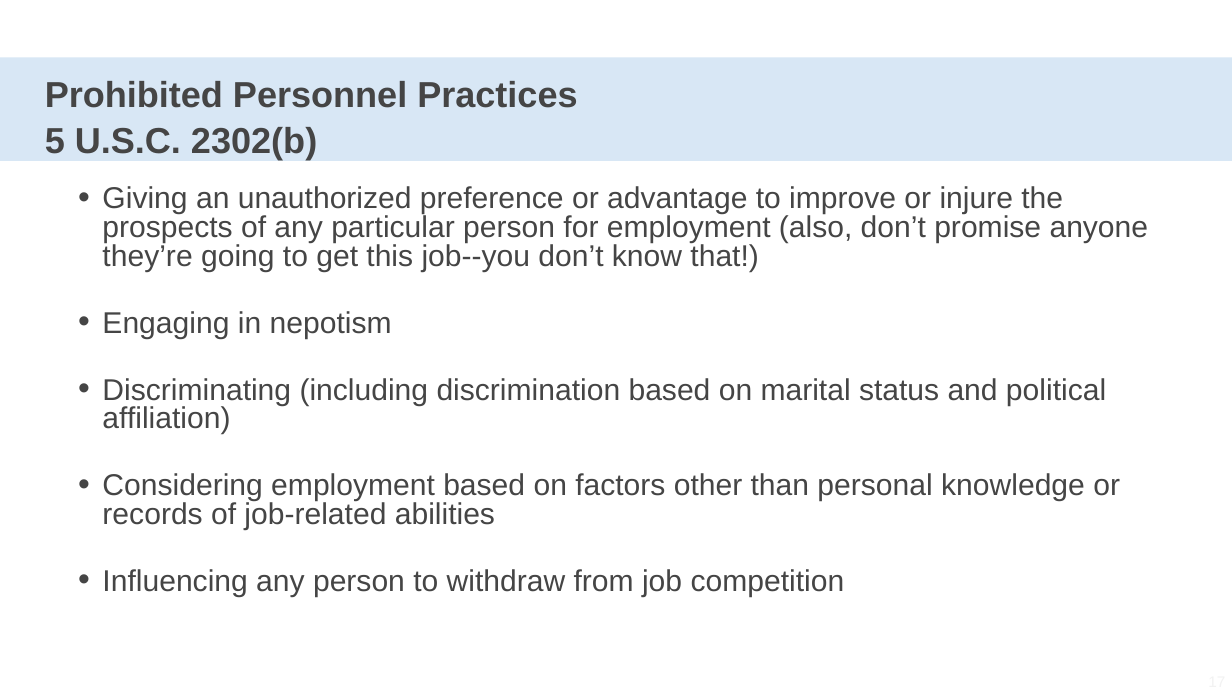
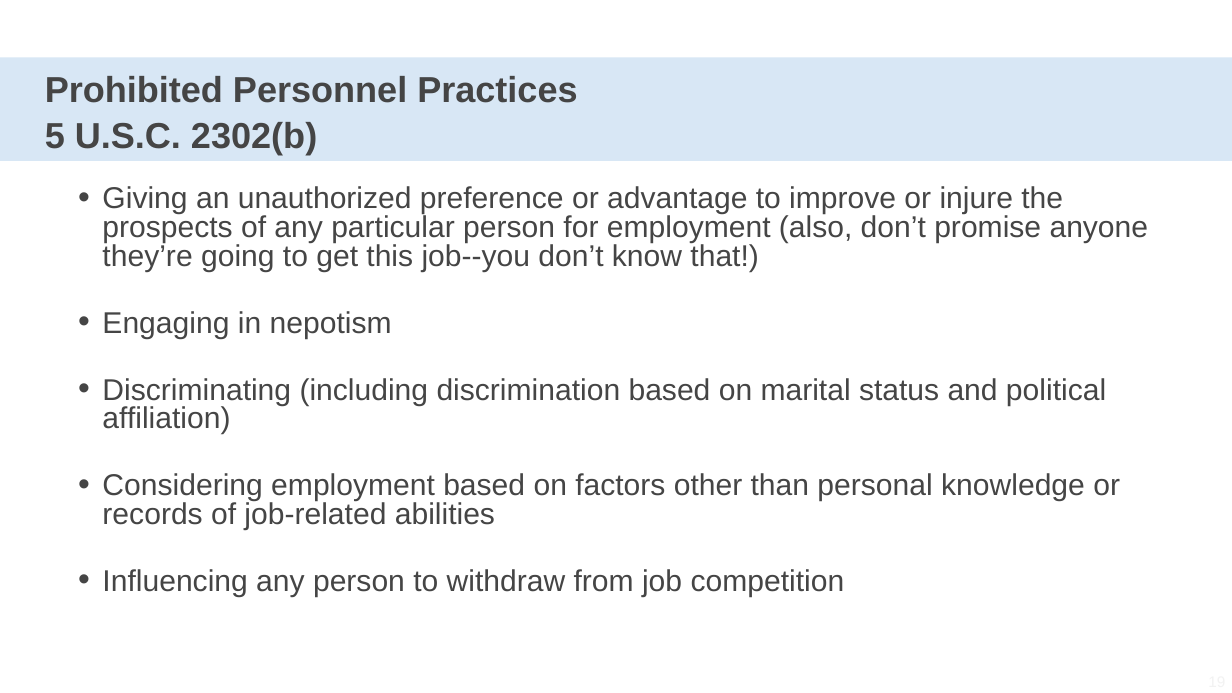
Before and after one commit to usds/SME-QA-Website, a slide deck: slide 19 of toolkit/reviewing-resumes/sme-training-resume-review.pptx (slide 17 before the commit). Drawn at 1232x693 pixels with LibreOffice and Linux fonts; fonts in the diff are those of the drawing. Boxes give left, top, right and bottom in pixels: in the first picture for what was removed or moved away, otherwise in the second. Text is boxed around its words. In the diff, an @@ line names an element or a change of style, - is before the commit and + after.

```diff
--- a/toolkit/reviewing-resumes/sme-training-resume-review.pptx
+++ b/toolkit/reviewing-resumes/sme-training-resume-review.pptx
@@ title "Prohibited Personnel Practices 5 U.S.C. ..." at (0,57,1232,160): vertical alignment bottom to middle @@
```
Also in this commit, not shown: 20 other slides changed, 10 slides added, 2 slides removed.
